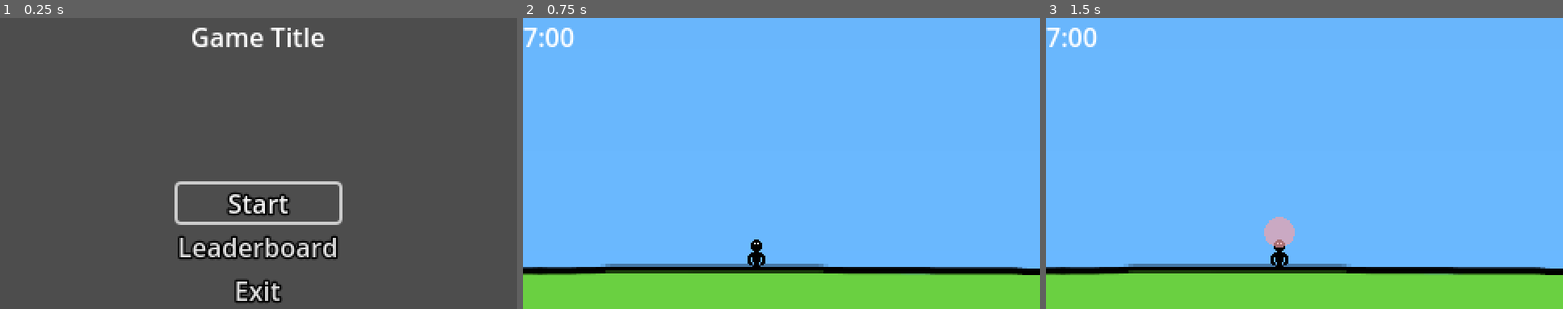
Above: before the commit, frames 1-3 (left to right).
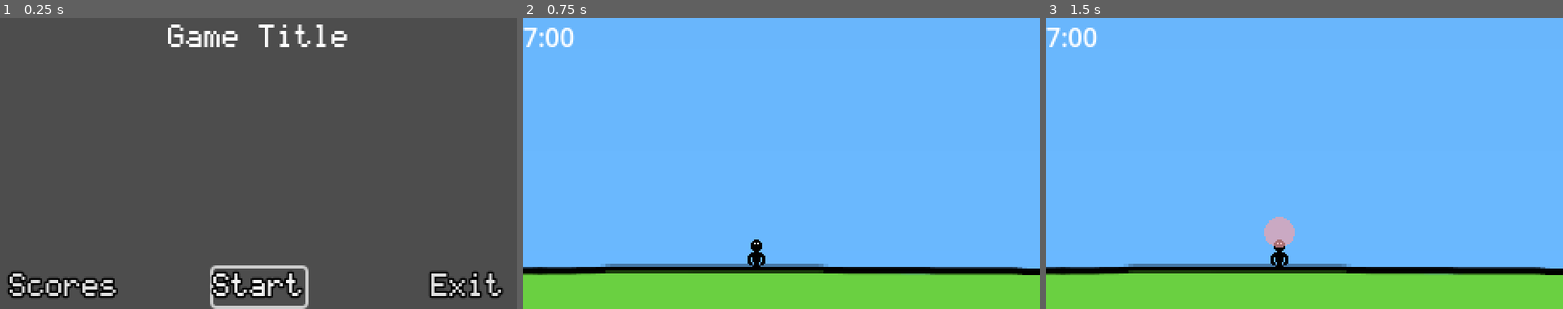
Above: after the commit, the same moments.

Repository: eagle-eye-scouter/GGJ_BubbleBlowing
Game: Godot game, scene res://scenes/main_menu.tscn
Two runs of this game, one before a commit and one after it. Both use one fixed random seed, a clock stepped at 60 frames per second and the inputs below. This scene is started directly instead of the project's main scene.
Inputs:
- Up to frame 1 (0.25 s): no input
- Up to frame 2 (0.75 s): click "Leaderboard" (after the commit: "Scores") at 0.5 s
- Up to frame 3 (1.5 s): tap Enter (ui_accept) at 1.25 s; hold D (player_right) from 1.28 s (still down); hold Space (player_breath) from 1.28 s (still down)

The runs differ from the first frame. In frame 1, 8.2% of the frame differs, in the area x 1-98%, y 2-100%; in frame 2, nothing differs; in frame 3, nothing differs.
Error in both runs: Cannot call method 'change_scene_to_file' on a null value. (res://scripts/main_menu.gd:10)

Commit message:
Main Menu Buttons

Diff:
--- a/scenes/main_menu.tscn
+++ b/scenes/main_menu.tscn
@@ -1,6 +1,7 @@
-[gd_scene load_steps=5 format=3 uid="uid://bkqeenp2sn04y"]
+[gd_scene load_steps=6 format=3 uid="uid://bkqeenp2sn04y"]
 
 [ext_resource type="Script" path="res://scripts/main_menu.gd" id="1_w5eq5"]
+[ext_resource type="FontFile" uid="uid://dgpmvqhinp40v" path="res://fonts/MatrixtypeDisplayBold-6R4e6.ttf" id="2_p66a6"]
 
 [sub_resource type="StyleBoxEmpty" id="StyleBoxEmpty_2gmxs"]
 
@@ -17,69 +18,100 @@
 grow_vertical = 2
 script = ExtResource("1_w5eq5")
 
-[node name="VBoxContainer" type="VBoxContainer" parent="."]
+[node name="LabelTitle" type="Label" parent="."]
+layout_mode = 1
+anchors_preset = 5
+anchor_left = 0.5
+anchor_right = 0.5
+offset_left = -56.5
+offset_top = 3.0
+offset_right = 56.5
+offset_bottom = 26.0
+grow_horizontal = 2
+theme_override_fonts/font = ExtResource("2_p66a6")
+text = "Game Title"
+
+[node name="ButtonLeaderboard" type="Button" parent="."]
+layout_mode = 1
+anchors_preset = 2
+anchor_top = 1.0
+anchor_bottom = 1.0
+offset_left = 4.0
+offset_top = -25.0
+offset_right = 76.0
+offset_bottom = -2.0
+grow_vertical = 0
+size_flags_horizontal = 0
+size_flags_vertical = 0
+focus_neighbor_top = NodePath("../ButtonPlay")
+focus_neighbor_bottom = NodePath("../ButtonExit")
+theme_override_colors/font_outline_color = Color(0, 0, 0, 1)
+theme_override_colors/icon_normal_color = Color(1, 1, 1, 1)
+theme_override_constants/outline_size = 5
+theme_override_fonts/font = ExtResource("2_p66a6")
+theme_override_styles/hover = SubResource("StyleBoxEmpty_2gmxs")
+theme_override_styles/pressed = SubResource("StyleBoxEmpty_jpow2")
+theme_override_styles/normal = SubResource("StyleBoxEmpty_26cbf")
+text = "Scores"
+
+[node name="ButtonPlay" type="Button" parent="."]
 layout_mode = 1
 anchors_preset = 7
 anchor_left = 0.5
 anchor_top = 1.0
 anchor_right = 0.5
 anchor_bottom = 1.0
-offset_left = -50.0
-offset_top = -77.0
-offset_right = 50.0
+offset_left = -28.5
+offset_top = -25.0
+offset_right = 28.5
+offset_bottom = -2.0
 grow_horizontal = 2
 grow_vertical = 0
-size_flags_horizontal = 4
-size_flags_vertical = 8
-
-[node name="ButtonPlay" type="Button" parent="VBoxContainer"]
-layout_mode = 2
+size_flags_horizontal = 0
+size_flags_vertical = 0
 focus_neighbor_top = NodePath("../ButtonExit")
-focus_neighbor_bottom = NodePath("../ButtonExit")
+focus_neighbor_bottom = NodePath("../ButtonLeaderboard")
 theme_override_colors/font_outline_color = Color(0, 0, 0, 1)
 theme_override_colors/icon_normal_color = Color(1, 1, 1, 1)
 theme_override_constants/outline_size = 5
+theme_override_fonts/font = ExtResource("2_p66a6")
 theme_override_styles/hover = SubResource("StyleBoxEmpty_2gmxs")
 theme_override_styles/pressed = SubResource("StyleBoxEmpty_jpow2")
 theme_override_styles/normal = SubResource("StyleBoxEmpty_26cbf")
 text = "Start"
 
-[node name="ButtonLeaderboard" type="Button" parent="VBoxContainer"]
-layout_mode = 2
-focus_neighbor_top = NodePath("../ButtonExit")
-focus_neighbor_bottom = NodePath("../ButtonExit")
-theme_override_colors/font_outline_color = Color(0, 0, 0, 1)
-theme_override_colors/icon_normal_color = Color(1, 1, 1, 1)
-theme_override_constants/outline_size = 5
-theme_override_styles/hover = SubResource("StyleBoxEmpty_2gmxs")
-theme_override_styles/pressed = SubResource("StyleBoxEmpty_jpow2")
-theme_override_styles/normal = SubResource("StyleBoxEmpty_26cbf")
-text = "Leaderboard"
-
-[node name="ButtonExit" type="Button" parent="VBoxContainer"]
-layout_mode = 2
-focus_neighbor_top = NodePath("../ButtonPlay")
+[node name="ButtonExit" type="Button" parent="."]
+layout_mode = 1
+anchors_preset = 3
+anchor_left = 1.0
+anchor_top = 1.0
+anchor_right = 1.0
+anchor_bottom = 1.0
+offset_left = -53.0
+offset_top = -25.0
+offset_right = -8.0
+offset_bottom = -2.0
+grow_horizontal = 0
+grow_vertical = 0
+size_flags_horizontal = 0
+size_flags_vertical = 0
+focus_neighbor_top = NodePath("../ButtonLeaderboard")
 focus_neighbor_bottom = NodePath("../ButtonPlay")
 theme_override_colors/font_outline_color = Color(0, 0, 0, 1)
 theme_override_colors/icon_normal_color = Color(1, 1, 1, 1)
 theme_override_constants/outline_size = 5
+theme_override_fonts/font = ExtResource("2_p66a6")
 theme_override_styles/hover = SubResource("StyleBoxEmpty_2gmxs")
 theme_override_styles/pressed = SubResource("StyleBoxEmpty_jpow2")
 theme_override_styles/normal = SubResource("StyleBoxEmpty_26cbf")
 text = "Exit"
 
-[node name="Label" type="Label" parent="."]
-layout_mode = 1
-anchors_preset = 5
-anchor_left = 0.5
-anchor_right = 0.5
-offset_left = -20.0
-offset_right = 20.0
-offset_bottom = 23.0
-grow_horizontal = 2
-text = "Game Title"
+[node name="TextureButtonPlay" type="TextureButton" parent="."]
+layout_mode = 0
+offset_right = 40.0
+offset_bottom = 40.0
 
-[connection signal="pressed" from="VBoxContainer/ButtonPlay" to="." method="_on_button_play_pressed"]
-[connection signal="pressed" from="VBoxContainer/ButtonLeaderboard" to="." method="_on_button_play_pressed"]
-[connection signal="pressed" from="VBoxContainer/ButtonLeaderboard" to="." method="_on_button_leaderboard_pressed"]
-[connection signal="pressed" from="VBoxContainer/ButtonExit" to="." method="_on_button_exit_pressed"]
+[connection signal="pressed" from="ButtonLeaderboard" to="." method="_on_button_play_pressed"]
+[connection signal="pressed" from="ButtonLeaderboard" to="." method="_on_button_leaderboard_pressed"]
+[connection signal="pressed" from="ButtonPlay" to="." method="_on_button_play_pressed"]
+[connection signal="pressed" from="ButtonExit" to="." method="_on_button_exit_pressed"]
--- a/scripts/main_menu.gd
+++ b/scripts/main_menu.gd
@@ -1,7 +1,7 @@
 extends Control
 
 func _ready() -> void:
-	get_node("VBoxContainer/ButtonPlay").grab_focus()
+	get_node("ButtonPlay").grab_focus()
 
 func _on_button_play_pressed() -> void:
 	get_tree().change_scene_to_file("res://scenes/scroll_world.tscn")
